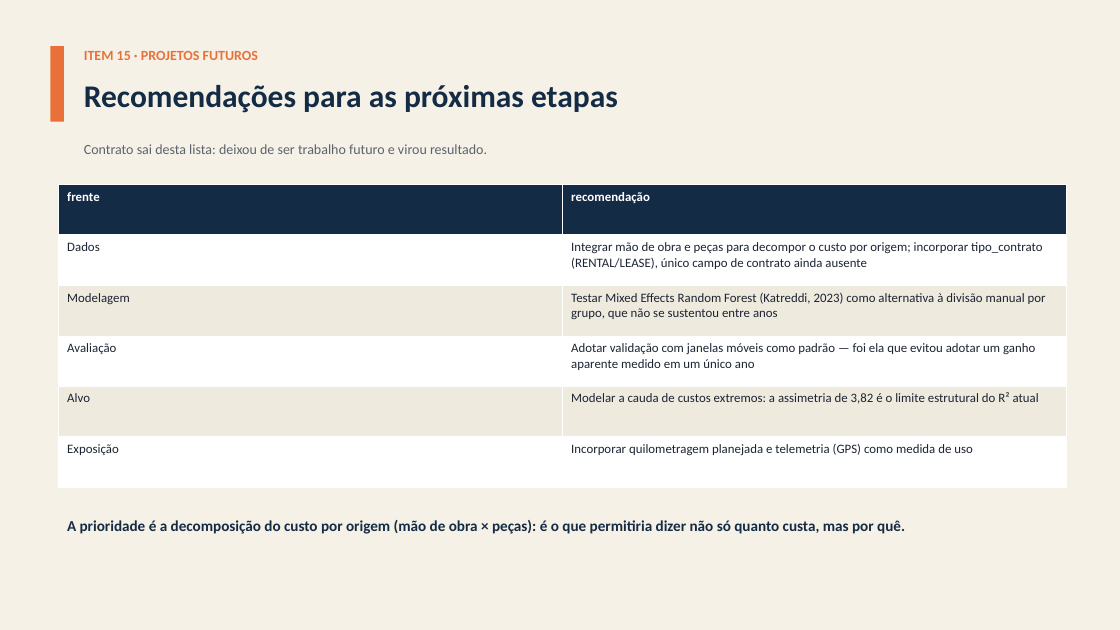
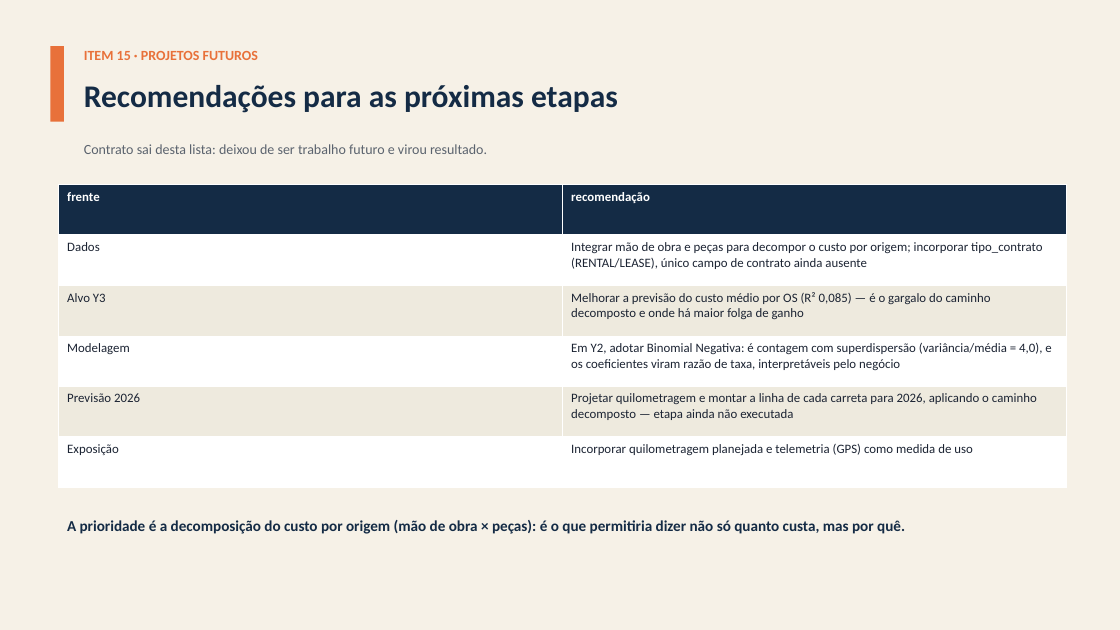
Before and after one commit to giovanicani/quatro_norte, a slide deck: slide 44 of docs/entregas/Apresentacao_QuatroNorte_Fase2.pptx (slide 45 before the commit). Drawn at 1120x630 pixels with LibreOffice and Linux fonts; fonts in the diff are those of the drawing. Boxes give left, top, right and bottom in pixels: in the first picture for what was removed or moved away, otherwise in the second. Text is boxed around its words. In the diff, an @@ line names an element or a change of style, - is before the commit and + after.

```diff
--- a/docs/entregas/Apresentacao_QuatroNorte_Fase2.pptx
+++ b/docs/entregas/Apresentacao_QuatroNorte_Fase2.pptx
@@ table at [59, 185, 1067, 487] @@
-row 3, column 1: Modelagem
+row 3, column 1: Alvo Y3
-row 3, column 2: Testar Mixed Effects Random Forest (Katreddi, 2023) como alternativa à divisão manual por grupo, que não se sustentou entre anos
+row 3, column 2: Melhorar a previsão do custo médio por OS (R² 0,085) — é o gargalo do caminho decomposto e onde há maior folga de ganho
-row 4, column 1: Avaliação
+row 4, column 1: Modelagem
-row 4, column 2: Adotar validação com janelas móveis como padrão — foi ela que evitou adotar um ganho aparente medido em um único ano
+row 4, column 2: Em Y2, adotar Binomial Negativa: é contagem com superdispersão (variância/média = 4,0), e os coeficientes viram razão de taxa, interpretáveis pelo negócio
-row 5, column 1: Alvo
+row 5, column 1: Previsão 2026
-row 5, column 2: Modelar a cauda de custos extremos: a assimetria de 3,82 é o limite estrutural do R² atual
+row 5, column 2: Projetar quilometragem e montar a linha de cada carreta para 2026, aplicando o caminho decomposto — etapa ainda não executada
```
Also in this commit, not shown: 16 other slides changed, 3 slides added, 4 slides removed, 1 other file.
